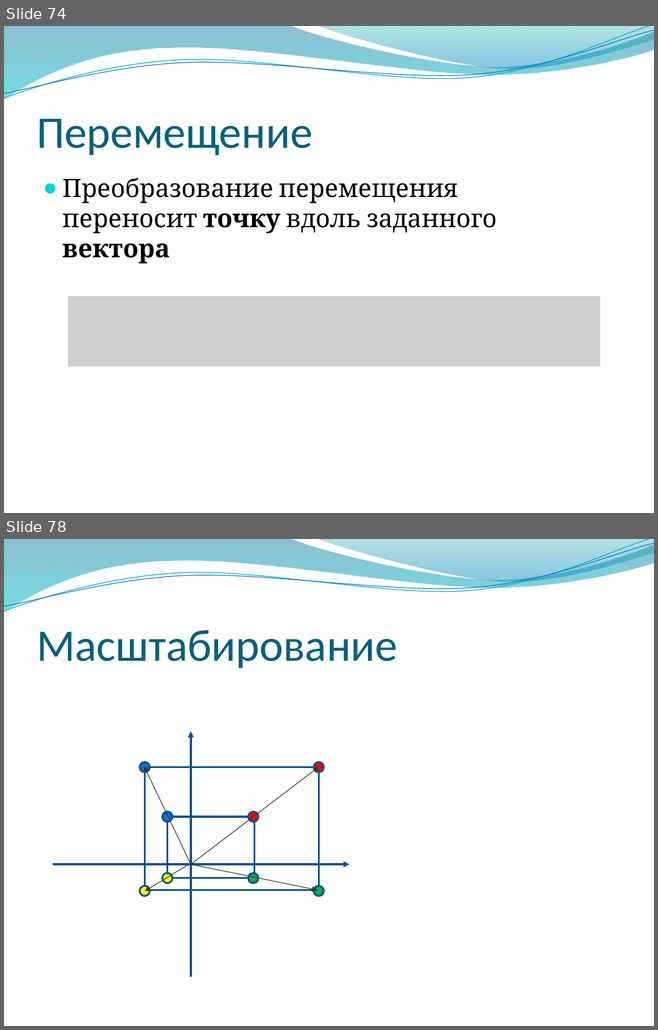
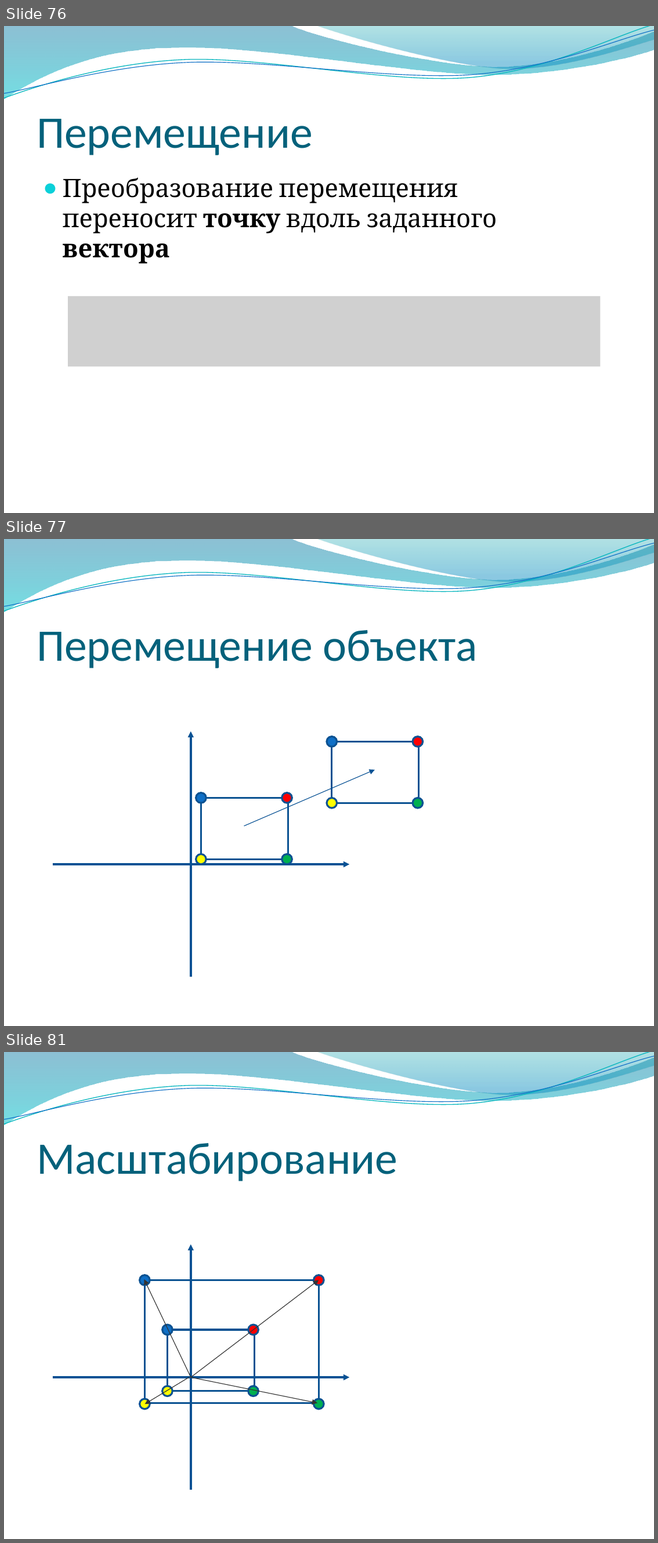
Before and after one commit to alexey-malov/cg-course, a slide deck: lectures/03 - Векторный анализ, трансформации и матрицы.pptx. Shown one above the other, each under a label of ours: slides 74 and 78 before the commit, slides 76, 77 and 81 after it; the slides between them are not shown. The pictures are 658x1030 and 658x1543 pixels, drawn with LibreOffice and Linux fonts; fonts in the diff are those of the drawing; grey boxes stand for pictures; background and template pictures are left out. Boxes give left, top, right and bottom in pixels: in the first picture for what was removed or moved away, otherwise in the second. Text is boxed around its words. In the diff, an @@ line names an element or a change of style, - is before the commit and + after.

```diff
--- a/lectures/03 - Векторный анализ, трансформации и матрицы.pptx
+++ b/lectures/03 - Векторный анализ, трансформации и матрицы.pptx
@@ slide 77 added at [4,539,654,1026], background picture (left out); not listed: 4 template elements that a slide beside it also shows @@
@@ title added at [36,630,477,668], 50 pt, text #04617B @@
+Перемещение объекта
@@ arrow added from (190, 977) to (190, 732), #095295 2.25 pt @@
@@ arrow added from (244, 826) to (374, 770), #095295 0.75 pt @@
@@ group added at [326,736,423,809]: 4 ellipses, 1 rectangle @@
@@ arrow added from (53, 864) to (349, 864), #095295 2.25 pt @@
@@ group added at [195,793,292,864]: 4 ellipses, 1 rectangle @@
@@ what was slide 74 is now slide 76 @@
@@ what was slide 78 is now slide 81 @@
```
Also in this commit, not shown: 21 slides changed, 4 other slides added, 1 slide removed, 1 other file.
